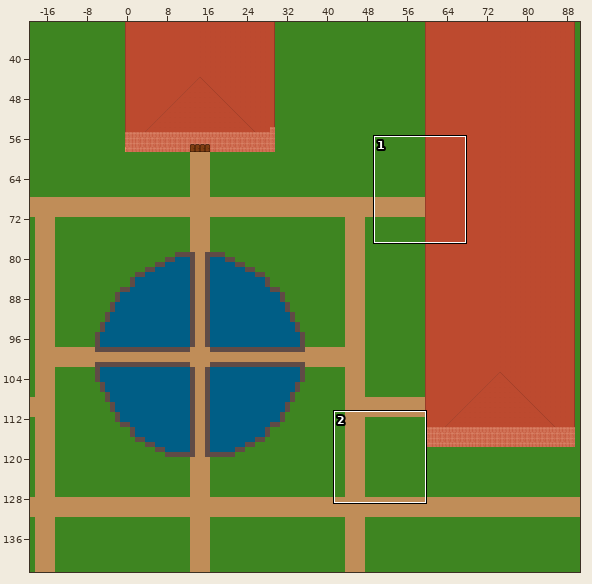
Tiled map, stored at Conception/Map/GlobalMap.tmx. The first picture is a wide view before the edit; the outline marks the close-up.
Close-up. Before:
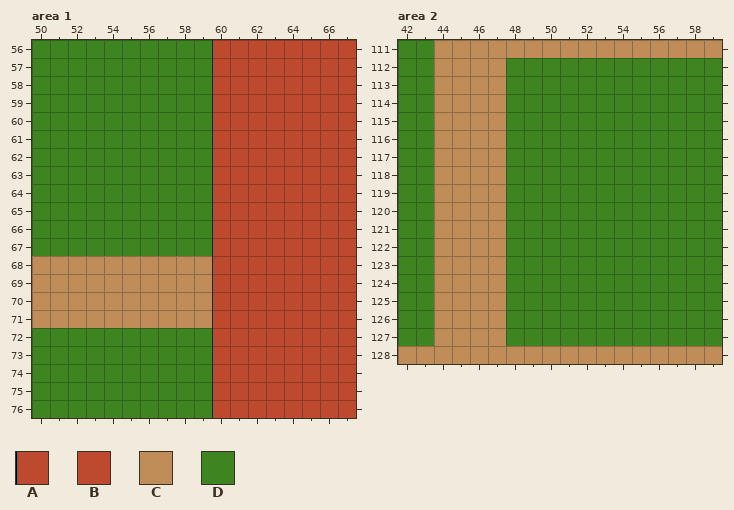
Cells are 32x32 px. Shown: area 1 x 50..67, y 56..76; area 2 x 42..59, y 111..128. The commit also changed other parts of the map, which this record leaves out.
Key: from "Map": A 100, B 101, C 302, D 400.
_ is an empty cell, # one hidden under a higher layer.
Layers that did not change in this view are not listed.
Layer "ground" before, area 1, first column x 50:
56 DDDDDDDDDD########
57 DDDDDDDDDD########
58 DDDDDDDDDD########
59 DDDDDDDDDD########
60 DDDDDDDDDD########
61 DDDDDDDDDD########
62 DDDDDDDDDD########
63 DDDDDDDDDD########
64 DDDDDDDDDD########
65 DDDDDDDDDD########
66 DDDDDDDDDD########
67 DDDDDDDDDD########
68 CCCCCCCCCC########
69 CCCCCCCCCC########
70 CCCCCCCCCC########
71 CCCCCCCCCC########
72 DDDDDDDDDD########
73 DDDDDDDDDD########
74 DDDDDDDDDD########
75 DDDDDDDDDD########
76 DDDDDDDDDD########
Layer "obstacles_batiments" before, area 1, first column x 50:
56 __________ABBBBBBB
57 __________ABBBBBBB
58 __________ABBBBBBB
59 __________ABBBBBBB
60 __________ABBBBBBB
61 __________ABBBBBBB
62 __________ABBBBBBB
63 __________ABBBBBBB
64 __________ABBBBBBB
65 __________ABBBBBBB
66 __________ABBBBBBB
67 __________ABBBBBBB
68 __________ABBBBBBB
69 __________ABBBBBBB
70 __________ABBBBBBB
71 __________ABBBBBBB
72 __________ABBBBBBB
73 __________ABBBBBBB
74 __________ABBBBBBB
75 __________ABBBBBBB
76 __________ABBBBBBB
Layer "ground" before, area 2, first column x 42:
111 DDCCCCCCCCCCCCCCCC
112 DDCCCCDDDDDDDDDDDD
113 DDCCCCDDDDDDDDDDDD
114 DDCCCCDDDDDDDDDDDD
115 DDCCCCDDDDDDDDDDDD
116 DDCCCCDDDDDDDDDDDD
117 DDCCCCDDDDDDDDDDDD
118 DDCCCCDDDDDDDDDDDD
119 DDCCCCDDDDDDDDDDDD
120 DDCCCCDDDDDDDDDDDD
121 DDCCCCDDDDDDDDDDDD
122 DDCCCCDDDDDDDDDDDD
123 DDCCCCDDDDDDDDDDDD
124 DDCCCCDDDDDDDDDDDD
125 DDCCCCDDDDDDDDDDDD
126 DDCCCCDDDDDDDDDDDD
127 DDCCCCDDDDDDDDDDDD
128 CCCCCCCCCCCCCCCCCC
Now the later version:
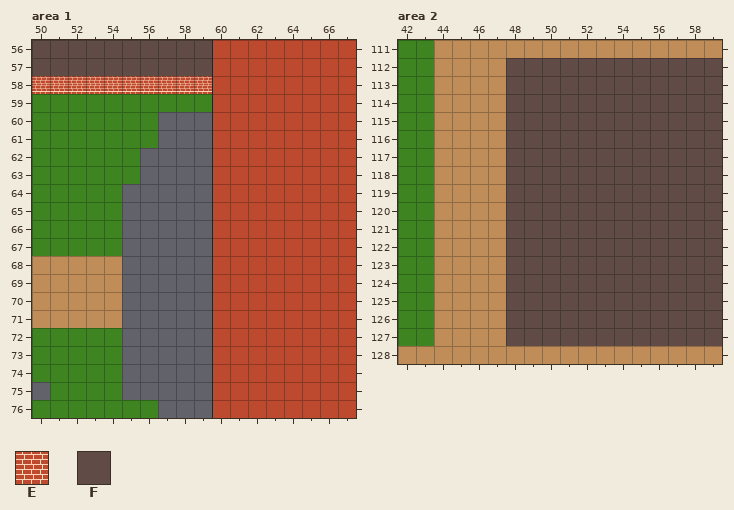
Further tiles: from "Map": E 251, F 300.
Change:
Layer "ground", area 1:
Tile D gives way to tile F in rows 56 to 57 at x 50 to 59.
The author cleared tile C in rows 68 to 71 at x 55 to 59.
The author cleared tile D in rows 60 to 61 at x 57 to 59; in rows 62 to 63 at x 56 to 59; in rows 64 to 67 at x 55 to 59; in rows 72 to 74 at x 55 to 59; in row 75 at x 50 and 55 to 59; in row 76 at x 57 to 59.
Layer "obstacles_batiments", area 1:
The edit adds tile E in row 58 at x 50 to 59.
Layer "ground", area 2:
Tile D gives way to tile F in rows 112 to 127 at x 48 to 59.
Changed places in both close-ups, as pixel boxes (x1, y1, x2, y2):
changed: (32, 40, 212, 94)
removed: (122, 112, 212, 418)
removed: (32, 382, 50, 400)
changed: (506, 58, 722, 346)
